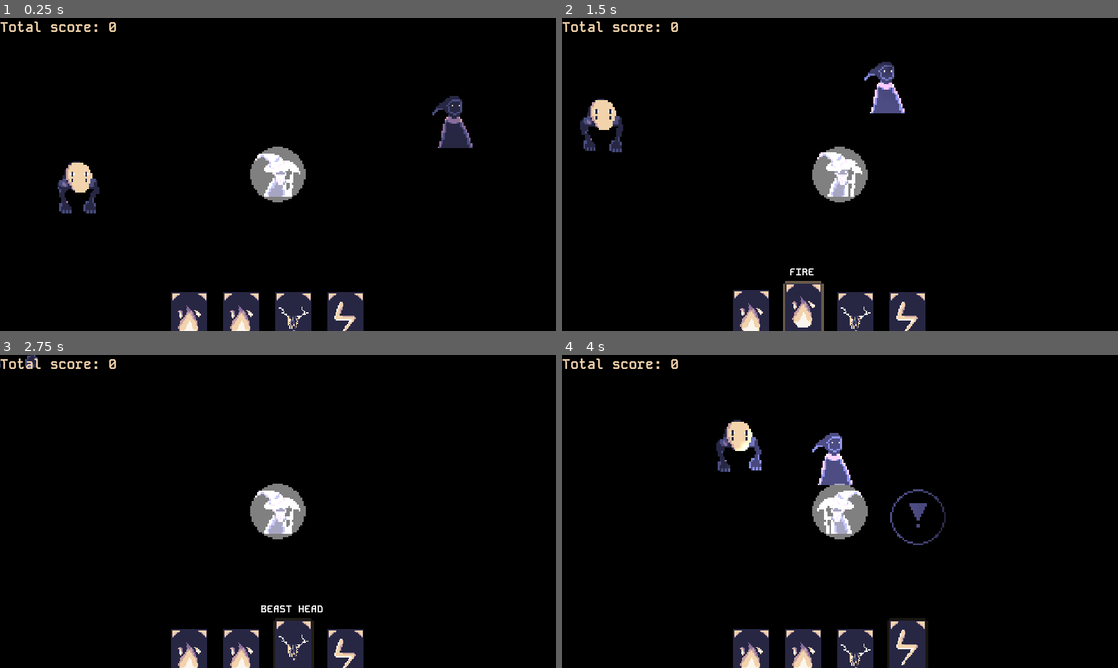
Above: before the commit, frames 1-4 (two rows, left to right).
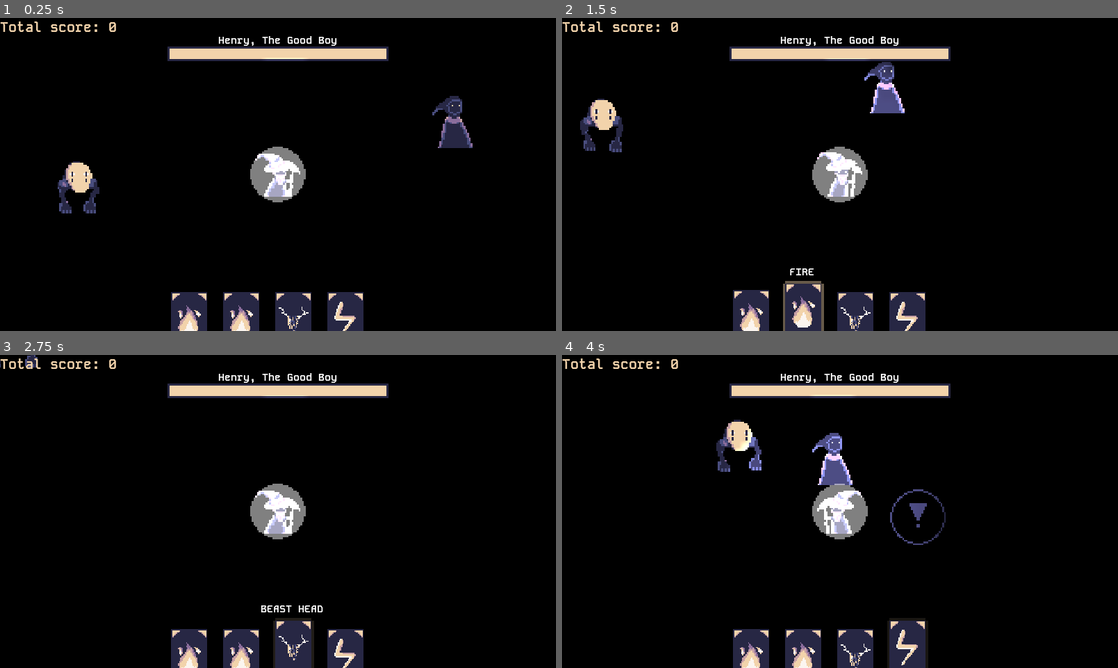
Above: after the commit, the same moments.

Repository: Salach-Malejkum/pirate-software
Game: Godot game, scene res://Scenes/brute_room.tscn
Same seed, same stepped clock (60 frames per second), same inputs: the game is played once before the commit and once after it. This scene is started directly instead of the project's main scene.
Inputs (mouse positions are in pixels of both pictures, inside the frame that each line leads up to):
- Up to frame 1 (0.25 s): no input
- Up to frame 2 (1.5 s): move the mouse to (751, 321) at 0.52 s; hold D (move_right) 0.53-1.28 s; tap E (open_door) at 0.6, 1.35 s; click (751, 321) at 0.67 s; move the mouse to (801, 321) at 1.27 s; hold S (move_down) from 1.28 s (still down); click (801, 321) at 1.42 s
- Up to frame 3 (2.75 s): move the mouse to (294, 658) at 2.02 s; release S (move_down) at 2.03 s; hold D (move_right) from 2.03 s (still down); tap E (open_door) at 2.1 s; click (294, 658) at 2.17 s
- Up to frame 4 (4 s): move the mouse to (906, 658) at 2.77 s; release D (move_right) at 2.78 s; hold W (move_up) 2.78-3.53 s; tap E (open_door) at 2.85, 3.6 s; click (906, 658) at 2.92 s; move the mouse to (756, 452) at 3.52 s; hold A (move_left) from 3.53 s (still down); click (756, 452) at 3.67 s

The runs differ from the first frame. In frame 1, 2.1% of the frame differs, in the area x 30-70%, y 5-14%; in frame 2, 2.1%; in frame 3, 2.1%; in frame 4, 2.1%.

Commit message:
move boss hp bar to player ui

Diff:
--- /dev/null
+++ b/Scenes/boss_hp_bar.tscn
@@ -0,0 +1,80 @@
+[gd_scene load_steps=6 format=3 uid="uid://b7d2st22vxac4"]
+
+[ext_resource type="Script" path="res://Scripts/boss_hp_bar.gd" id="1_jqg0c"]
+[ext_resource type="FontFile" uid="uid://b3h400kk2q3w3" path="res://ArtAssets/Fonts/KodeMono-Bold.ttf" id="2_id63s"]
+
+[sub_resource type="StyleBoxFlat" id="StyleBoxFlat_pdh26"]
+bg_color = Color(0.286275, 0.301961, 0.494118, 1)
+border_width_left = 5
+border_width_top = 5
+border_width_right = 5
+border_width_bottom = 5
+border_color = Color(0.152941, 0.152941, 0.266667, 1)
+corner_radius_top_left = 2
+corner_radius_top_right = 2
+corner_radius_bottom_right = 2
+corner_radius_bottom_left = 2
+expand_margin_left = 5.0
+expand_margin_top = 5.0
+expand_margin_right = 5.0
+expand_margin_bottom = 5.0
+anti_aliasing = false
+
+[sub_resource type="StyleBoxFlat" id="StyleBoxFlat_68phl"]
+bg_color = Color(0.94902, 0.827451, 0.670588, 1)
+corner_radius_top_left = 2
+corner_radius_top_right = 2
+corner_radius_bottom_right = 2
+corner_radius_bottom_left = 2
+anti_aliasing = false
+
+[sub_resource type="Theme" id="Theme_xygkd"]
+ProgressBar/styles/background = SubResource("StyleBoxFlat_pdh26")
+ProgressBar/styles/fill = SubResource("StyleBoxFlat_68phl")
+
+[node name="BossHpBar" type="Control"]
+layout_mode = 3
+anchors_preset = 15
+anchor_right = 1.0
+anchor_bottom = 1.0
+grow_horizontal = 2
+grow_vertical = 2
+script = ExtResource("1_jqg0c")
+
+[node name="CanvasLayer" type="CanvasLayer" parent="."]
+layer = 0
+
+[node name="MarginContainer" type="MarginContainer" parent="CanvasLayer"]
+anchors_preset = 15
+anchor_right = 1.0
+anchor_bottom = 1.0
+grow_horizontal = 2
+grow_vertical = 2
+size_flags_horizontal = 0
+size_flags_vertical = 0
+theme_override_constants/margin_left = 100
+theme_override_constants/margin_top = 35
+theme_override_constants/margin_right = 100
+
+[node name="VBoxContainer" type="VBoxContainer" parent="CanvasLayer/MarginContainer"]
+layout_mode = 2
+size_flags_horizontal = 4
+
+[node name="Label" type="Label" parent="CanvasLayer/MarginContainer/VBoxContainer"]
+layout_mode = 2
+theme_override_colors/font_color = Color(1, 1, 1, 1)
+theme_override_colors/font_outline_color = Color(0, 0, 0, 1)
+theme_override_constants/outline_size = 7
+theme_override_fonts/font = ExtResource("2_id63s")
+theme_override_font_sizes/font_size = 24
+text = "Henry, The Good Boy"
+horizontal_alignment = 1
+vertical_alignment = 1
+
+[node name="ProgressBar" type="ProgressBar" parent="CanvasLayer/MarginContainer/VBoxContainer"]
+custom_minimum_size = Vector2(500, 24)
+layout_mode = 2
+theme = SubResource("Theme_xygkd")
+max_value = 2000.0
+value = 250.0
+show_percentage = false
--- a/Scenes/enemy_boss.tscn
+++ b/Scenes/enemy_boss.tscn
@@ -193,35 +193,6 @@
 [sub_resource type="RectangleShape2D" id="RectangleShape2D_vh6of"]
 size = Vector2(36, 41)
 
-[sub_resource type="StyleBoxFlat" id="StyleBoxFlat_pdh26"]
-bg_color = Color(0.286275, 0.301961, 0.494118, 1)
-border_width_left = 1
-border_width_top = 1
-border_width_right = 1
-border_width_bottom = 1
-border_color = Color(0.152941, 0.152941, 0.266667, 1)
-corner_radius_top_left = 2
-corner_radius_top_right = 2
-corner_radius_bottom_right = 2
-corner_radius_bottom_left = 2
-expand_margin_left = 1.0
-expand_margin_top = 1.0
-expand_margin_right = 1.0
-expand_margin_bottom = 1.0
-anti_aliasing = false
-
-[sub_resource type="StyleBoxFlat" id="StyleBoxFlat_68phl"]
-bg_color = Color(0.94902, 0.827451, 0.670588, 1)
-corner_radius_top_left = 2
-corner_radius_top_right = 2
-corner_radius_bottom_right = 2
-corner_radius_bottom_left = 2
-anti_aliasing = false
-
-[sub_resource type="Theme" id="Theme_803vi"]
-ProgressBar/styles/background = SubResource("StyleBoxFlat_pdh26")
-ProgressBar/styles/fill = SubResource("StyleBoxFlat_68phl")
-
 [node name="EnemyBoss" type="CharacterBody2D"]
 collision_layer = 4
 collision_mask = 2
@@ -244,16 +215,6 @@
 [node name="SpawnCd" type="Timer" parent="."]
 one_shot = true
 
-[node name="ProgressBar" type="ProgressBar" parent="."]
-offset_left = -45.0
-offset_top = -42.0
-offset_right = 47.0
-offset_bottom = -31.0
-theme = SubResource("Theme_803vi")
-max_value = 2000.0
-value = 250.0
-show_percentage = false
-
 [connection signal="timeout" from="SpellCd" to="." method="_on_spell_cd_timeout"]
 [connection signal="timeout" from="MorphTimer" to="." method="_on_morph_timer_timeout"]
 [connection signal="timeout" from="SpawnCd" to="." method="_on_spawn_cd_timeout"]
--- /dev/null
+++ b/Scripts/boss_hp_bar.gd
@@ -0,0 +1,16 @@
+extends Control
+
+@onready var bar = $CanvasLayer/MarginContainer/VBoxContainer/ProgressBar
+
+# Called when the node enters the scene tree for the first time.
+func _ready():
+	bar.max_value = GameManager.boss_max_hp
+	bar.value = GameManager.boss_max_hp
+	GameManager.boss_ended.connect(_boss_killed)
+
+func _boss_killed():
+	queue_free()
+
+# Called every frame. 'delta' is the elapsed time since the previous frame.
+func _process(delta):
+	bar.value = GameManager.boss_hp
--- a/Scripts/enemy_boss.gd
+++ b/Scripts/enemy_boss.gd
@@ -10,7 +10,6 @@
 @onready var spell_timer = $SpellCd
 @onready var morph_timer = $MorphTimer
 @onready var spawn_timer = $SpawnCd
-@onready var health_bar = $ProgressBar
 
 var packaged_enemy = preload("res://Scenes/enemy.tscn")
 var packaged_spell = preload("res://Scenes/cult_mark_spell.tscn")
@@ -18,7 +17,8 @@
 var end_scene = preload("res://Scenes/end_score.tscn")
 
 func _ready():
-	health_bar.max_value = _current_hp
+	GameManager.boss_spawned.emit()
+	_current_hp = GameManager.boss_max_hp
 	sprite_anim.play("idle")
 	spell_timer.start(3.0)
 
@@ -28,7 +28,7 @@
 		player_node = get_tree().get_first_node_in_group("Player")
 
 	_current_hp -= delta * 30 * _damage_sources.size()
-	health_bar.value = _current_hp
+	GameManager.boss_hp = _current_hp
 	if _current_hp <= 0.0:
 		GameManager.boss_kills += 1
 		get_tree().change_scene_to_packed(end_scene)
--- a/Scripts/game_manager.gd
+++ b/Scripts/game_manager.gd
@@ -14,6 +14,8 @@
 @export var cards_used = 0
 @export var boss_kills = 0
 @export var current_hand : Array[Card] = []
+@export var boss_hp : float = 3000.0
+@export var boss_max_hp : float = 3000.0
 
 # card used jak jest rownoczesnie callowany to lapie tez obecnie usuwana karte
 # i sie jebie deck, dodatkowy sygnal po usunieciu karty naprawia problem
@@ -22,6 +24,7 @@
 signal card_merged(merged_card_type : Globals.card_types)
 signal random_card_chosen(card_type : Globals.card_types)
 signal boss_ended
+signal boss_spawned
 
 # tutorial signals
 signal tutorial_furnace
--- a/Scripts/player.gd
+++ b/Scripts/player.gd
@@ -17,10 +17,11 @@
 var deadly_enemies = 0
 
 var _death_scene = preload("res://Scenes/end_score.tscn")
-
+var _boss_hp_scene = preload("res://Scenes/boss_hp_bar.tscn")
 
 func _ready():
 	player_dead.connect(Callable(AudioPlayer, "player_dead"))
+	GameManager.boss_spawned.connect(_show_boss_bar)
 	GameManager.card_used.connect(_add_hp_on_card_use)
 	if not is_tutorial:
 		GameManager.tutorial_select_blocked = false
@@ -30,6 +31,11 @@
 func move_player():
 	var movement_direction = Input.get_vector("move_left", "move_right", "move_up", "move_down")
 	velocity = movement_direction * SPEED
+
+
+func _show_boss_bar():
+	var hp_bar_instance = _boss_hp_scene.instantiate()
+	add_child(hp_bar_instance)
 
 
 func _add_hp_on_card_use():
Not shown: 1 places in Scenes/enemy_boss.tscn that only renumber resources
